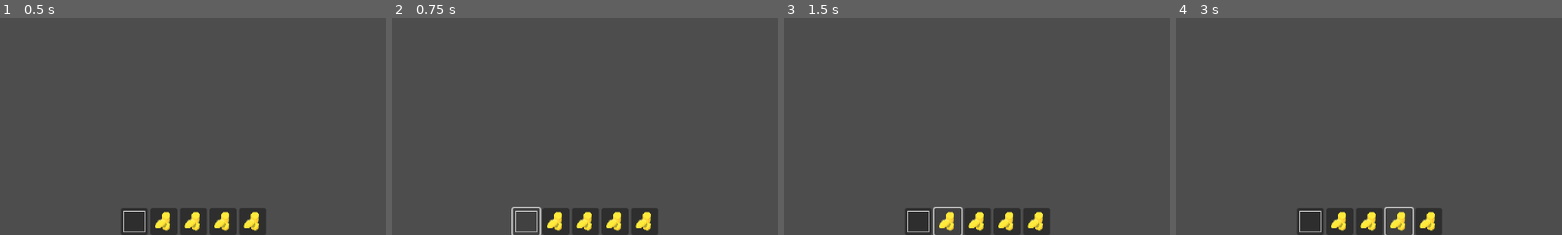
Above: before the commit, frames 1-4 (left to right).
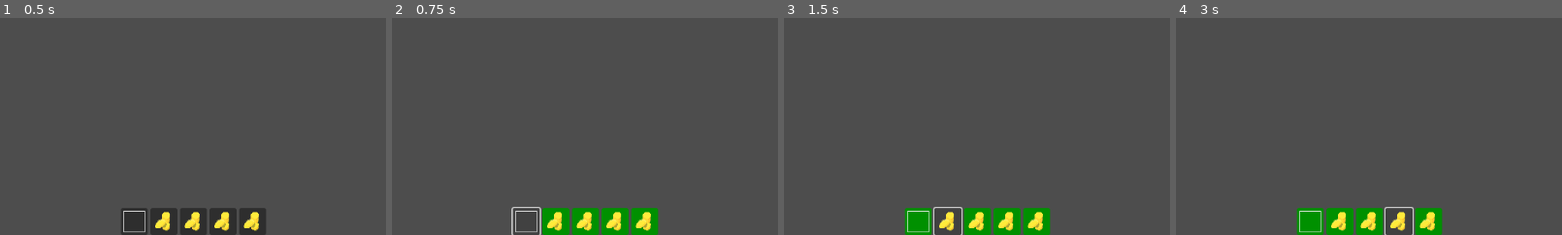
Above: after the commit, the same moments.

Repository: Cole-Miller-IT/JanGameJam2025
Game: Godot game, scene res://Scenes/UI/HUD/hud.tscn
Two runs of this game, one before a commit and one after it. Both use one fixed random seed, a clock stepped at 60 frames per second and the inputs below. This scene is started directly instead of the project's main scene.
Inputs (mouse positions are % of the whole screen's width and height, from its top left):
- Up to frame 1 (0.5 s): no input
- Up to frame 2 (0.75 s): click (43, 97) at 0.5 s
- Up to frame 3 (1.5 s): click (46, 97) at 1.25 s
- Up to frame 4 (3 s): click (50, 97) at 2 s; click (54, 97) at 2.75 s
The pictures show only the part of the screen within x 25-75%, y 50-100%; the shares and areas given below are measured in that part.

Frame 1 is identical in both runs. In frame 2, 2.8% of the frame differs, in the area x 38-70%, y 87-100%; in frame 3, 3.0%; in frame 4, 3.0%, in the area x 31-70%, y 87-100%.

Commit message:
working on hotbar focusing

Diff:
--- a/Scenes/UI/HUD/hud.gd
+++ b/Scenes/UI/HUD/hud.gd
@@ -18,14 +18,38 @@
 	pass
 
 
-func _on_slot_1_pressed():
+func hotbar_pressed(hotbarKey):
 	#On press or hotkey press emit a signal that every button will use but pass in the value of the slot item to know what to do with the equipped item
 
 	#Emit signal to the player class to swap items
-	emit_signal("playerHotbarSwap", 1) #1 for item 1
+	emit_signal("playerHotbarSwap", hotbarKey) #1 for item 1, #2 for item 2, etc..
 
-	#Emit signal to change the hud to focus/highlight that item on the hotbar
+	#Change the hud to focus/highlight that item on the hotbar
+	changeHotbarFocus(hotbarKey)
 
 
+func changeHotbarFocus(value):
+	print("Changing hotbar focus to button/slot " + str(value))
 
-	pass
+	#changes all of the buttons
+	$HotBar/HBoxContainer/Slot1.get_theme_stylebox("normal").bg_color = Color(0, 0.565, 0)
+
+
+func _on_slot_1_pressed():
+	hotbar_pressed(1)
+
+
+func _on_slot_2_pressed():
+	hotbar_pressed(2)
+
+
+func _on_slot_3_pressed():
+	hotbar_pressed(3)
+
+
+func _on_slot_4_pressed():
+	hotbar_pressed(4)
+
+
+func _on_slot_5_pressed():
+	hotbar_pressed(5)
--- a/Scenes/UI/HUD/hud.tscn
+++ b/Scenes/UI/HUD/hud.tscn
@@ -111,3 +111,7 @@
 icon = ExtResource("4_bowi0")
 
 [connection signal="pressed" from="HotBar/HBoxContainer/Slot1" to="." method="_on_slot_1_pressed"]
+[connection signal="pressed" from="HotBar/HBoxContainer/Slot2" to="." method="_on_slot_2_pressed"]
+[connection signal="pressed" from="HotBar/HBoxContainer/Slot3" to="." method="_on_slot_3_pressed"]
+[connection signal="pressed" from="HotBar/HBoxContainer/Slot4" to="." method="_on_slot_4_pressed"]
+[connection signal="pressed" from="HotBar/HBoxContainer/Slot5" to="." method="_on_slot_5_pressed"]
